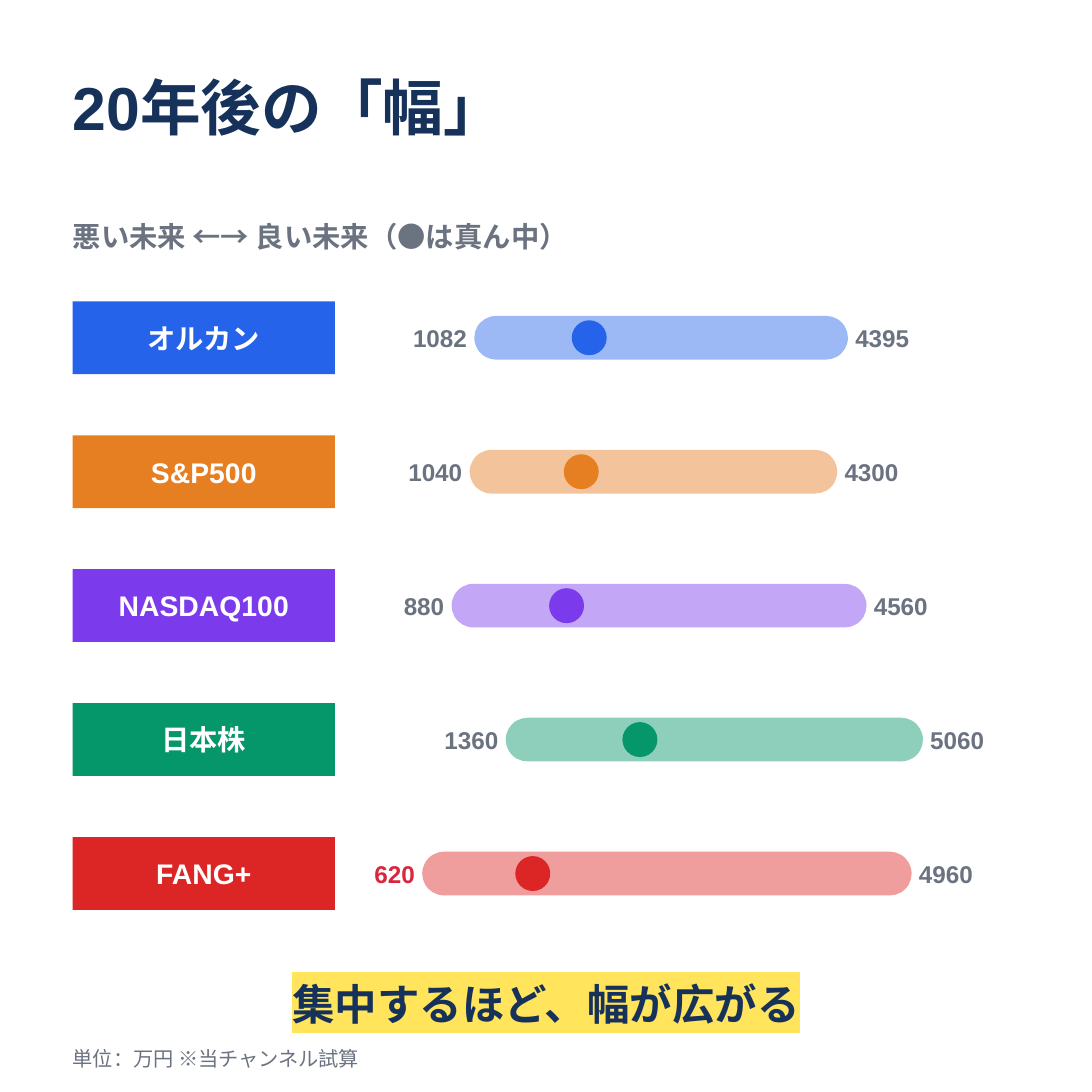
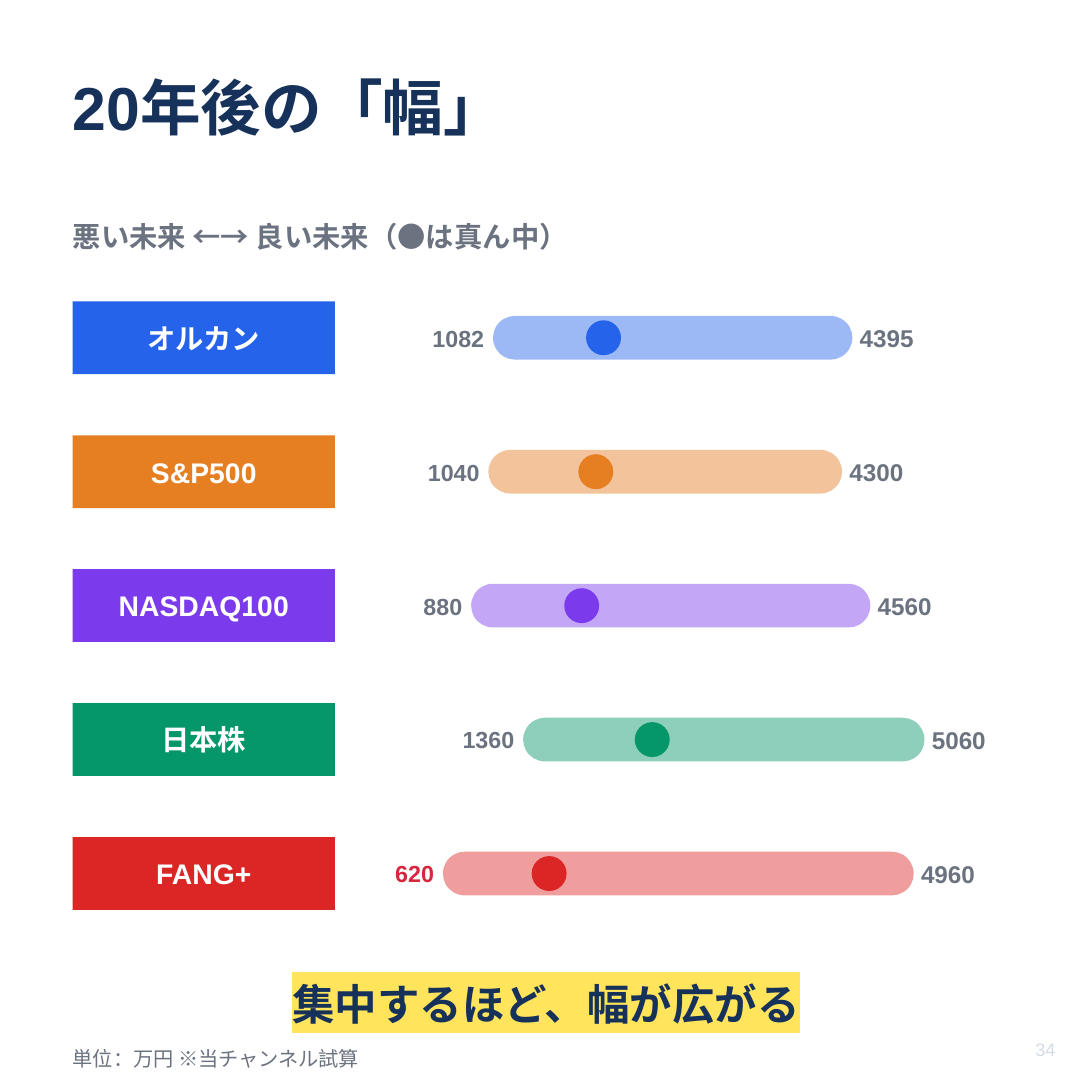
Before and after one commit to kobanker/test-project, a slide deck: slide 34 of youtube/2026-07-28-slides-5fund.pptx (slide 25 before the commit). Drawn at 1092x1092 pixels with LibreOffice and Linux fonts; fonts in the diff are those of the drawing. Boxes give left, top, right and bottom in pixels: in the first picture for what was removed or moved away, otherwise in the second. Text is boxed around its words. In the diff, an @@ line names an element or a change of style, - is before the commit and + after.

```diff
--- a/youtube/2026-07-28-slides-5fund.pptx
+++ b/youtube/2026-07-28-slides-5fund.pptx
@@ text "1082": place and size @@
-text "1082" at bbox=[413, 330, 467, 347]
+text "1082" at bbox=[432, 331, 484, 347]
@@ rounded rectangle: place and size @@
-rounded rectangle at bbox=[475, 316, 849, 360]
+rounded rectangle at bbox=[494, 316, 853, 360]
@@ text "1040": place and size @@
-text "1040" at bbox=[408, 464, 462, 481]
+text "1040" at bbox=[428, 465, 480, 481]
@@ rounded rectangle: place and size @@
-rounded rectangle at bbox=[470, 450, 837, 494]
+rounded rectangle at bbox=[488, 450, 842, 494]
@@ text "880": place and size @@
-text "880" at bbox=[404, 598, 444, 615]
+text "880" at bbox=[423, 599, 462, 615]
@@ rounded rectangle: place and size @@
-rounded rectangle at bbox=[451, 584, 866, 628]
+rounded rectangle at bbox=[472, 584, 871, 628]
@@ 3 texts: place and size @@
-3 texts at bbox=[845, 330, 928, 615]
+3 texts at bbox=[849, 330, 932, 615]
@@ text "1360": place and size @@
-text "1360" at bbox=[444, 732, 498, 749]
+text "1360" at bbox=[463, 732, 515, 748]
@@ rounded rectangle: place and size @@
-rounded rectangle at bbox=[505, 718, 923, 761]
+rounded rectangle at bbox=[523, 718, 925, 761]
@@ ellipse: place and size @@
-ellipse at bbox=[623, 722, 658, 757]
+ellipse at bbox=[635, 722, 670, 757]
@@ size 12 to 11.5 pt in 5 elements at bbox=[428, 465, 480, 481], bbox=[463, 732, 515, 748], bbox=[432, 331, 484, 347], bbox=[423, 599, 462, 615], bbox=[395, 865, 434, 883] @@
@@ text "620": place and size @@
-text "620" at bbox=[374, 866, 414, 884]
+text "620" at bbox=[395, 865, 434, 883]
@@ rounded rectangle: place and size @@
-rounded rectangle at bbox=[422, 852, 911, 895]
+rounded rectangle at bbox=[443, 852, 913, 895]
@@ 4 ellipses: place and size @@
-4 ellipses at bbox=[515, 320, 607, 891]
+4 ellipses at bbox=[531, 320, 622, 891]
@@ text added at bbox=[1035, 1044, 1055, 1056], 9 pt, text #D5DCE6 @@
+34
```
Also in this commit, not shown: 25 other slides changed, 22 slides added, 4 slides removed, 2 other files.
